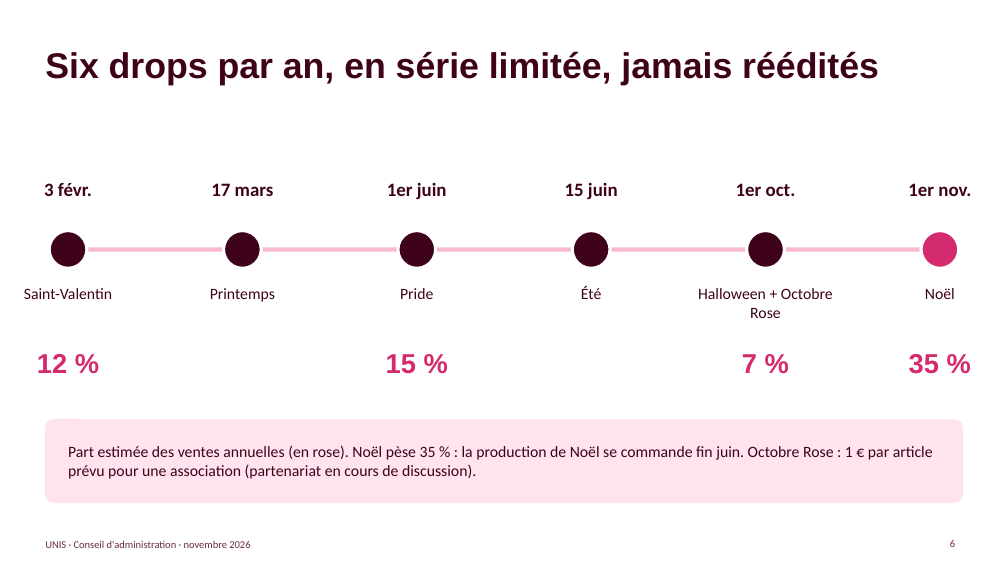
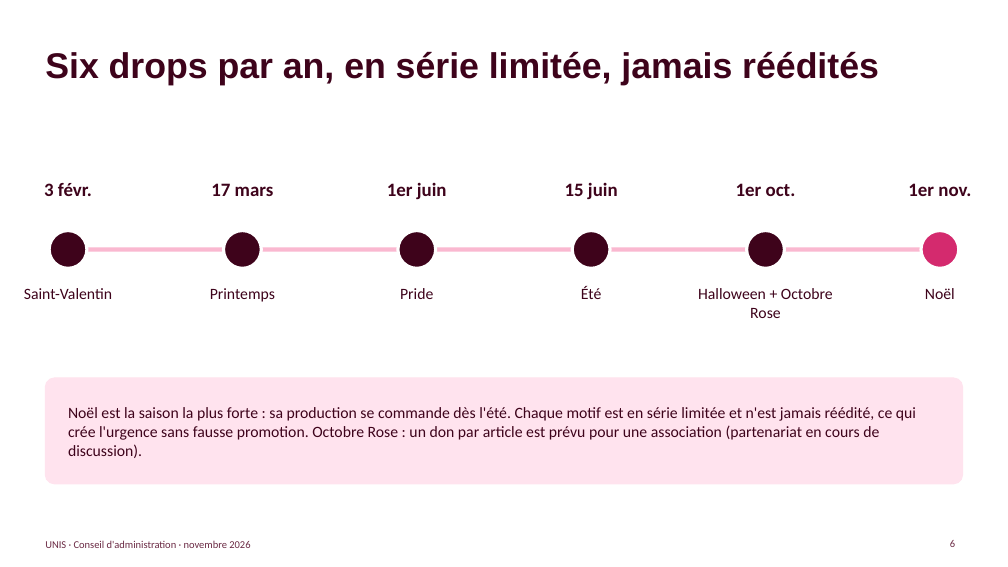
Before and after one commit to kilian-xanadou/unis, a slide deck: slide 6 of docs/UNIS-presentation-conseil.pptx. Drawn at 1008x567 pixels with LibreOffice and Linux fonts; fonts in the diff are those of the drawing. Boxes give left, top, right and bottom in pixels: in the first picture for what was removed or moved away, otherwise in the second. Text is boxed around its words. In the diff, an @@ line names an element or a change of style, - is before the commit and + after.

```diff
--- a/docs/UNIS-presentation-conseil.pptx
+++ b/docs/UNIS-presentation-conseil.pptx
@@ text removed at (x1=37, y1=354, x2=67, y2=373) @@
-12 %
@@ text removed at (x1=386, y1=354, x2=416, y2=374) @@
-15 %
@@ text removed at (x1=742, y1=354, x2=757, y2=373) @@
-7 %
@@ text removed at (x1=909, y1=354, x2=939, y2=374) @@
-35 %
@@ rounded rectangle resized from (x1=45, y1=420, x2=963, y2=503) to (x1=45, y1=378, x2=963, y2=484) @@
@@ rounded rectangle at (x1=45, y1=378, x2=963, y2=484): proportions changed @@
@@ text at (x1=68, y1=407, x2=916, y2=458): text changed @@
-Part estimée des ventes annuelles (en rose). Noël pèse 35 % : la production de Noël se commande fin juin. Octobre Rose : 1 € par article prévu pour une association (partenariat en cours de discussion).
+Noël est la saison la plus forte : sa production se commande dès l'été. Chaque motif est en série limitée et n'est jamais réédité, ce qui crée l'urgence sans fausse promotion. Octobre Rose : un don par article est prévu pour une association (partenariat en cours de discussion).
```
Also in this commit, not shown: 10 other slides changed, 2 slides removed.
